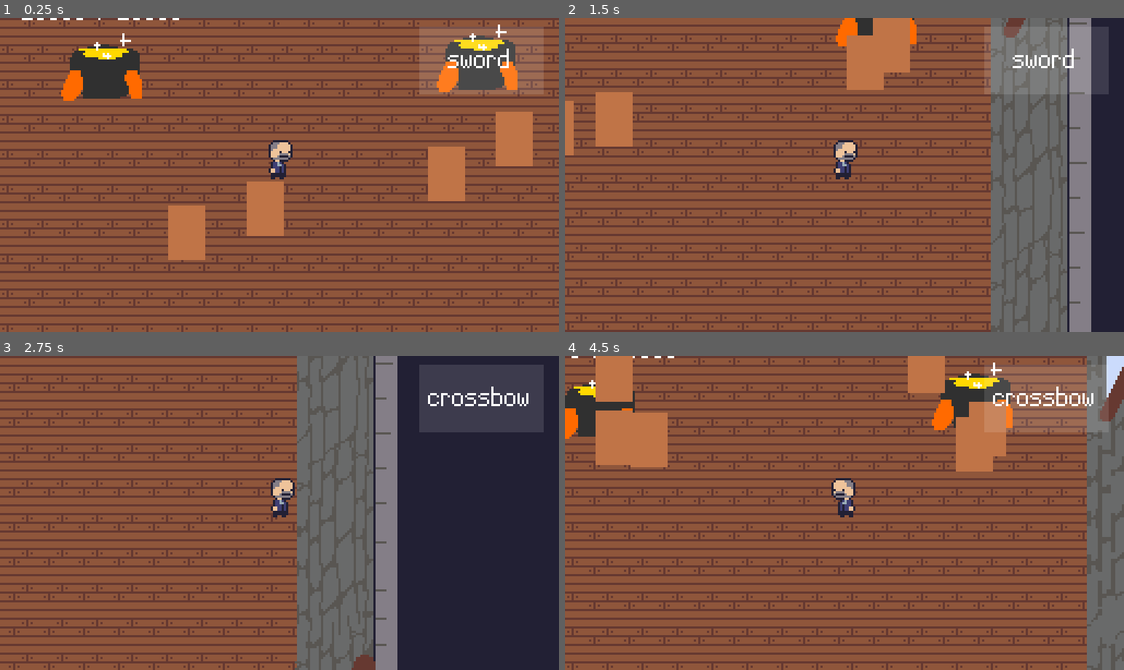
Above: before the commit, frames 1-4 (two rows, left to right).
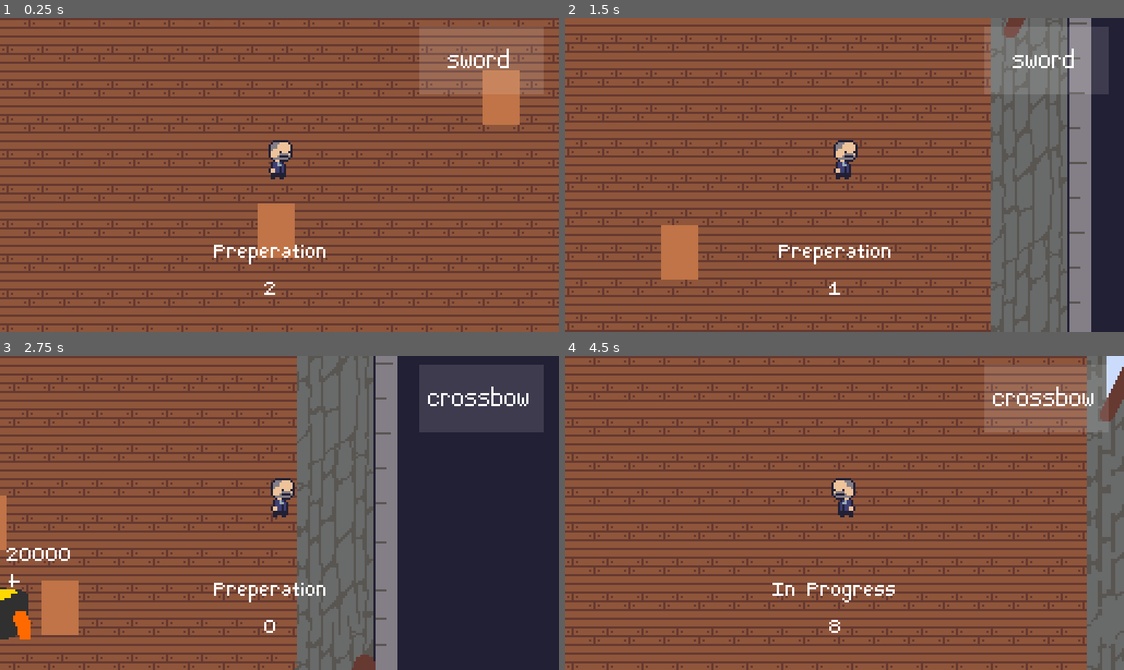
Above: after the commit, the same moments.

Repository: jiink/treasury-trouble
Game: Godot game, scene res://treasury.tscn
The game is run twice, just before and just after one commit, with the same random seed, the same clock (stepped at 60 frames per second) and the same inputs.
Inputs (mouse positions are in pixels of both pictures, inside the frame that each line leads up to):
- Up to frame 1 (0.25 s): no input
- Up to frame 2 (1.5 s): move the mouse to (967, 159) at 0.52 s; hold D (right) 0.53-1.28 s; tap Space (a) at 0.6, 1.35 s; move the mouse to (732, 190) at 1.27 s; hold S (down) from 1.28 s (still down)
- Up to frame 3 (2.75 s): move the mouse to (335, 443) at 2.02 s; release S (down) at 2.03 s; hold D (right) from 2.03 s (still down); click (335, 443) at 2.1 s; tap Space (a) at 2.3 s
- Up to frame 4 (4.5 s): move the mouse to (816, 575) at 2.77 s; release D (right) at 2.78 s; hold W (up) 2.78-3.53 s; tap Space (a) at 2.85, 3.6 s; move the mouse to (1012, 560) at 3.52 s; hold A (left) from 3.53 s (still down); move the mouse to (676, 465) at 4.27 s; click (676, 465) at 4.35 s

The runs differ from the first frame. In frame 1, 9.6% of the frame differs, in the area x 3-96%, y 0-89%; in frame 2, 5.5%; in frame 3, 2.7%; in frame 4, 8.7%.

Commit message:
poop

Diff:
--- a/foes/bandit.gd
+++ b/foes/bandit.gd
@@ -9,6 +9,7 @@
 	CHASING,
 	START_COLLECTING,
 	COLLECTING,
+	KNOCKEDBACK,
 	}
 var state
 
@@ -17,6 +18,9 @@
 var max_hp = 6
 var hp = max_hp
 
+var knockbacktime = 0
+var knockbackspeed = 0
+var knockbackdir = 0
 
 func _ready():
 	state = CHASING if enabled else STOPPED
@@ -39,6 +43,9 @@
 		state = COLLECTING
 		$grab_zone/grab_timer.start(1)
 
+	elif state == KNOCKEDBACK:
+		knockbacktime -= 1
+		move_and_slide(knockbackdir * knockbackspeed)
 
 func find_goldpot():
 	# nearest one
@@ -67,5 +74,13 @@
 	if hp <= 0:
 		die()
 
+func be_knocked_back(power, pos):
+	knockbacktime = 40
+	knockbackspeed = power
+
+	print(position.angle_to_point(pos))
+	knockbackdir = Vector2(0,-1).rotated(position.angle_to_point(pos))
+	state = KNOCKEDBACK
+
 func die():
 	queue_free()
--- /dev/null
+++ b/hud.tscn
@@ -0,0 +1,36 @@
+[gd_scene load_steps=4 format=2]
+
+[ext_resource path="res://fonts/small.tres" type="DynamicFont" id=1]
+[ext_resource path="res://equipped_wep.gd" type="Script" id=2]
+[ext_resource path="res://fonts/little.tres" type="DynamicFont" id=3]
+
+[node name="hud" type="CanvasLayer"]
+
+[node name="ColorRect" type="ColorRect" parent="."]
+margin_left = 192.0
+margin_top = 4.0
+margin_right = 249.0
+margin_bottom = 35.0
+color = Color( 1, 1, 1, 0.121569 )
+
+[node name="equipped_wep" type="Label" parent="."]
+margin_left = 188.0
+margin_top = 9.0
+margin_right = 252.0
+margin_bottom = 30.0
+custom_fonts/font = ExtResource( 1 )
+text = "weapon"
+align = 1
+valign = 1
+script = ExtResource( 2 )
+
+[node name="wave_info" type="Label" parent="."]
+margin_left = 87.0
+margin_top = 99.0
+margin_right = 161.0
+margin_bottom = 141.0
+custom_fonts/font = ExtResource( 3 )
+text = "prep_time
+34"
+align = 1
+autowrap = true
--- a/player/player.gd
+++ b/player/player.gd
@@ -3,7 +3,8 @@
 var weapons = ["sword", "crossbow"]
 var wep_i = 0
 var weapon = weapons[wep_i]
-var damage = 3
+var damage = 1
+var power = 100
 var swing_delay = 0.3
 
 
--- a/player/sweep_box.gd
+++ b/player/sweep_box.gd
@@ -14,7 +14,10 @@
 
 	for body in $area.get_overlapping_bodies():
 		if body.is_in_group("foes"):
-			body.get_hurt($"..".damage)
+			var p = $".."
+			body.get_hurt(p.damage)
+			#body.move_and_slide(Vector2(0,-1).rotated(body.get_global_position().angle_to_point($"..".position))*$"..".power)
+			body.be_knocked_back(p.power, p.position)
 
 	$sprite.frame = 0
 	$sprite.playing = true
--- a/treasury.gd
+++ b/treasury.gd
@@ -1 +1,43 @@
 extends Node
+
+var wave = 1
+var preptime = 3
+var wavetime = 10
+
+onready var wave_info = get_node("hud/wave_info")
+
+enum {
+	WAIT,
+	START_PREP,
+	PREP,
+	START_WAVE,
+	IN_PROGRESS,
+	}
+var state
+
+func _ready():
+	$wave_timer.connect("timeout", self, "timer_end")
+	state = START_PREP
+
+func _process(delta):
+	var state_s
+	match state:
+		PREP:
+			state_s = "Preperation"
+		IN_PROGRESS:
+			state_s = "In Progress"
+
+	wave_info.text = "%s\n%s" % [state_s, int($wave_timer.time_left)]
+	if state == START_PREP:
+		$wave_timer.start(preptime)
+		state = PREP
+
+
+func timer_end():
+	if state == PREP:
+		state = IN_PROGRESS
+		$wave_timer.start(wavetime)
+
+	elif state == IN_PROGRESS:
+		state = PREP
+		$wave_timer.start(preptime)
--- a/treasury.tscn
+++ b/treasury.tscn
@@ -7,9 +7,8 @@
 [ext_resource path="res://player/player.tscn" type="PackedScene" id=5]
 [ext_resource path="res://room/goldpot/goldpot.tscn" type="PackedScene" id=6]
 [ext_resource path="res://foes/bandit.tscn" type="PackedScene" id=7]
-[ext_resource path="res://fonts/small.tres" type="DynamicFont" id=8]
-[ext_resource path="res://equipped_wep.gd" type="Script" id=9]
-[ext_resource path="res://Camera2D.gd" type="Script" id=10]
+[ext_resource path="res://hud.tscn" type="PackedScene" id=8]
+[ext_resource path="res://Camera2D.gd" type="Script" id=9]
 
 [sub_resource type="TileSet" id=1]
 0/name = "woodfloor.png 0"
@@ -51,6 +50,7 @@
 
 [node name="collisions" type="Node2D" parent="."]
 editor/display_folded = true
+visible = false
 
 [node name="StaticBody2D" type="StaticBody2D" parent="collisions"]
 position = Vector2( -139, -322 )
@@ -116,50 +116,35 @@
 [node name="player" parent="sort" instance=ExtResource( 5 )]
 
 [node name="goldpot" parent="sort" instance=ExtResource( 6 )]
-position = Vector2( 91, -44 )
+position = Vector2( 110, -169 )
 
 [node name="goldpot2" parent="sort" instance=ExtResource( 6 )]
-position = Vector2( -81, -40 )
+position = Vector2( -104, -166 )
 
-[node name="foes" type="Node2D" parent="sort"]
+[node name="goldpot3" parent="sort" instance=ExtResource( 6 )]
+position = Vector2( 3, 137 )
+
+[node name="foes" type="YSort" parent="sort"]
 
 [node name="bandit" parent="sort/foes" instance=ExtResource( 7 )]
-position = Vector2( 25, -87 )
+position = Vector2( 13, -276 )
 
 [node name="bandit2" parent="sort/foes" instance=ExtResource( 7 )]
-position = Vector2( -56, -90 )
+position = Vector2( -48, -199 )
 
 [node name="bandit3" parent="sort/foes" instance=ExtResource( 7 )]
-position = Vector2( 74, 14 )
+position = Vector2( -115, 123 )
 
 [node name="bandit4" parent="sort/foes" instance=ExtResource( 7 )]
-position = Vector2( 109, -2 )
+position = Vector2( 101, 135 )
 
 [node name="bandit5" parent="sort/foes" instance=ExtResource( 7 )]
-position = Vector2( -40, 41 )
+position = Vector2( 101, -21 )
 
 [node name="bandit6" parent="sort/foes" instance=ExtResource( 7 )]
 position = Vector2( -2, 28 )
 
-[node name="hud" type="CanvasLayer" parent="."]
-
-[node name="ColorRect" type="ColorRect" parent="hud"]
-margin_left = 192.0
-margin_top = 4.0
-margin_right = 249.0
-margin_bottom = 35.0
-color = Color( 1, 1, 1, 0.121569 )
-
-[node name="equipped_wep" type="Label" parent="hud"]
-margin_left = 188.0
-margin_top = 9.0
-margin_right = 252.0
-margin_bottom = 30.0
-custom_fonts/font = ExtResource( 8 )
-text = "weapon"
-align = 1
-valign = 1
-script = ExtResource( 9 )
+[node name="hud" parent="." instance=ExtResource( 8 )]
 
 [node name="cam" type="Camera2D" parent="."]
 current = true
@@ -167,7 +152,13 @@
 drag_margin_top = 0.1
 drag_margin_right = 0.1
 drag_margin_bottom = 0.1
-script = ExtResource( 10 )
+script = ExtResource( 9 )
 __meta__ = {
 "_edit_lock_": true
 }
+
+[node name="wave_timer" type="Timer" parent="."]
+one_shot = true
+
+
+[editable path="hud"]
Not shown: 1 places in treasury.tscn that only renumber resources
